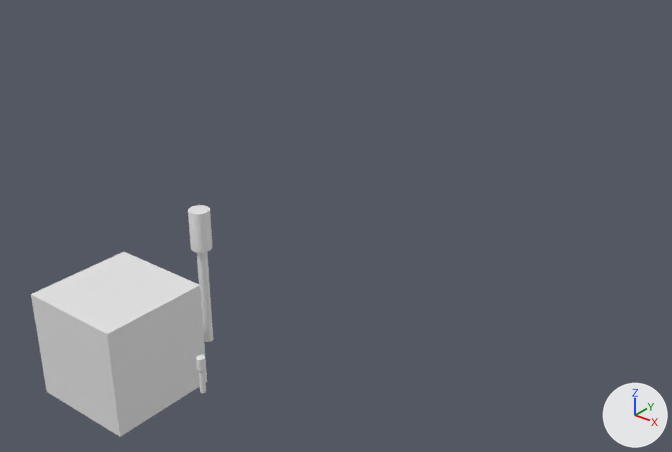
Renders of the Blender file hold_template.blend from each side of a commit.
Camera for both pictures: a 50 mm camera at (11.5, -8.4, 8.9) aimed at (-1.1, 7.4, -0.9). Arrows for +X, +Y and +Z are at lower right; the lights stay in place. The picture after the commit comes second.

Objects in the first picture: 'hold', 'holds_screw_main', 'holds_screw_support'.
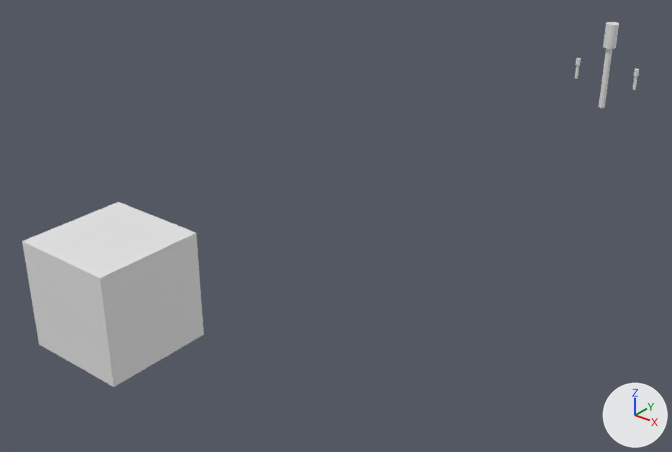
Where the change shows, as pixel boxes (x1, y1, x2, y2) in the pictures (672 x 452 px):
'hold', moved: before (31, 252, 207, 437); after (22, 202, 204, 387)
'holds_screw_main', moved: before (188, 205, 213, 342); after (599, 22, 619, 108)
'holds_screw_support', moved: before (196, 355, 206, 393); after (633, 69, 639, 90)

What changed in the scene script:
```text
Change ob_holds_screw_support:
    ob_holds_screw_support.location: (2.0, 0.0, 0.0) -> (1.0, 20.0, 0.0)
Change ob_holds_screw_main:
    ob_holds_screw_main.location: (0.0, 2.0, 0.0) -> (0.0, 20.0, 0.0)
Change ob_hold:
    ob_hold.location: (0.0, 0.0, 0.0) -> (0.0, 0.0, 1.0)
Add ob_holds_screw_support_2:
    ob_holds_screw_support_2 = bpy.data.objects.new('holds_screw_support_2', me_cylinder.copy())  # the mesh of ob_holds_screw_support
    ob_holds_screw_support_2.location = (-1.0, 20.0, 0.0)
    ob_holds_screw_support_2.scale = (0.05, 0.05, 0.2)
```
